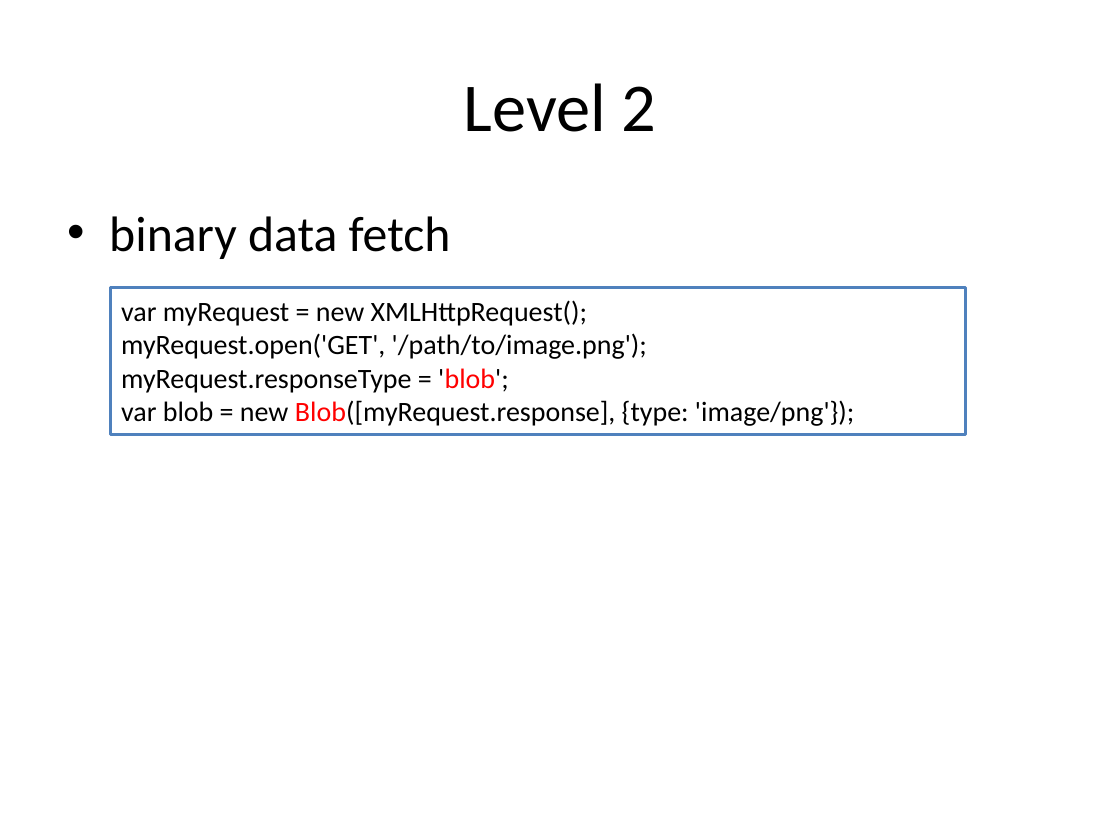
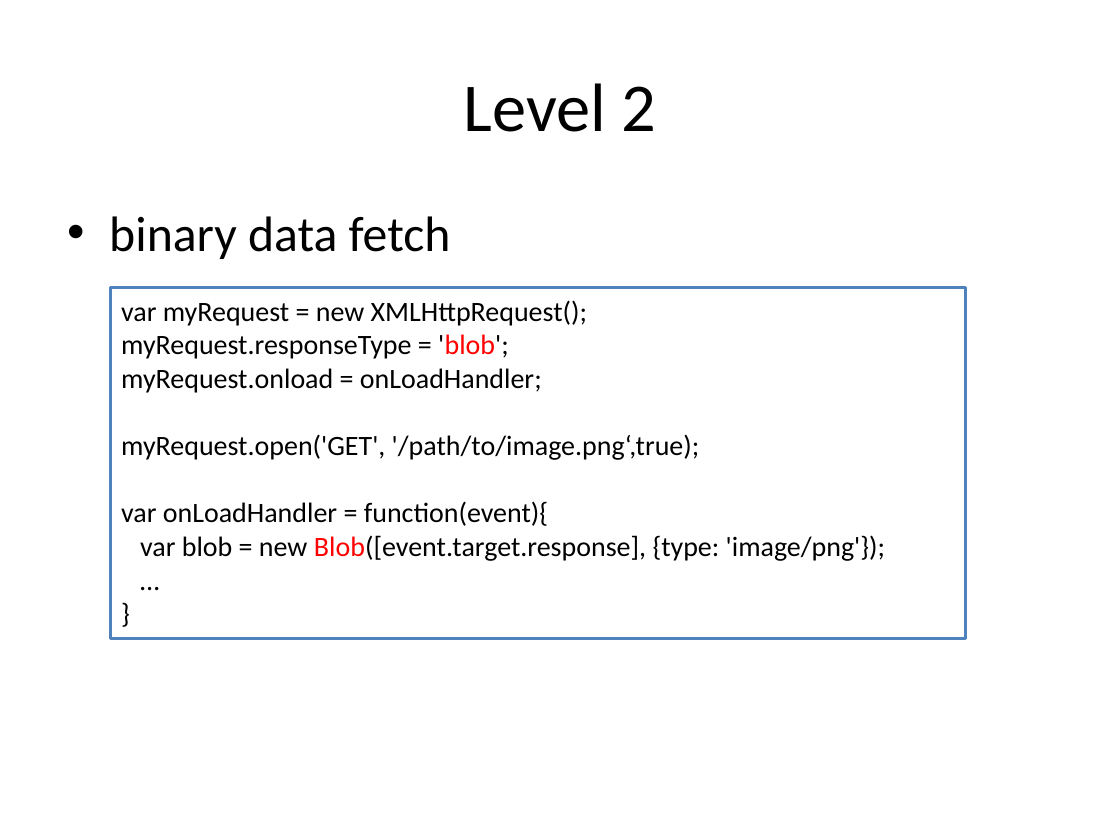
Before and after one commit to HLimit/h5_Traning, a slide deck: slide 10 of [presentation/[4]XMLHttpRequest.pptx. Drawn at 1120x840 pixels with LibreOffice and Linux fonts; fonts in the diff are those of the drawing. Boxes give left, top, right and bottom in pixels: in the first picture for what was removed or moved away, otherwise in the second. Text is boxed around its words. In the diff, an @@ line names an element or a change of style, - is before the commit and + after.

```diff
--- a/[presentation/[4]XMLHttpRequest.pptx
+++ b/[presentation/[4]XMLHttpRequest.pptx
@@ rectangle "var myRequest = new XMLHttpRequest();": place and size @@
-rectangle "var myRequest = new XMLHttpRequest();" at bbox=[110, 288, 965, 435]
+rectangle "var myRequest = new XMLHttpRequest();" at bbox=[110, 288, 965, 638]
@@ text in rectangle at bbox=[121, 333, 647, 359]: paragraph removed @@
-myRequest.open('GET', '/path/to/image.png');
@@ text in rectangle at bbox=[121, 368, 885, 561]: text changed @@
-var blob = new Blob([myRequest.response], {type: 'image/png'});
+myRequest.onload = onLoadHandler;
+myRequest.open('GET', '/path/to/image.png‘,true);
+var onLoadHandler = function(event){
+var blob = new Blob([event.target.response], {type: 'image/png'});
+…
+}
```
Also in this commit, not shown: 4 other slides changed, 15 other files.
